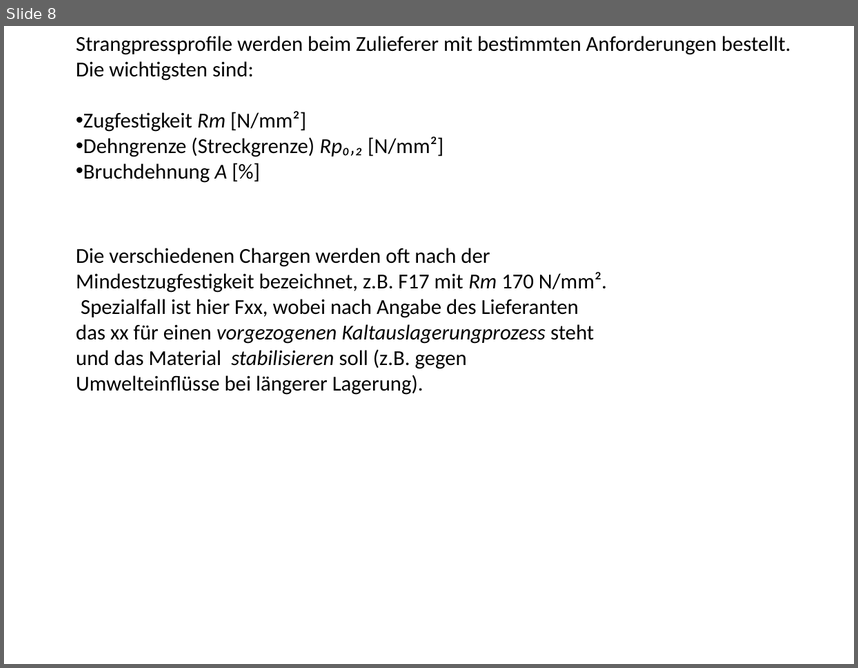
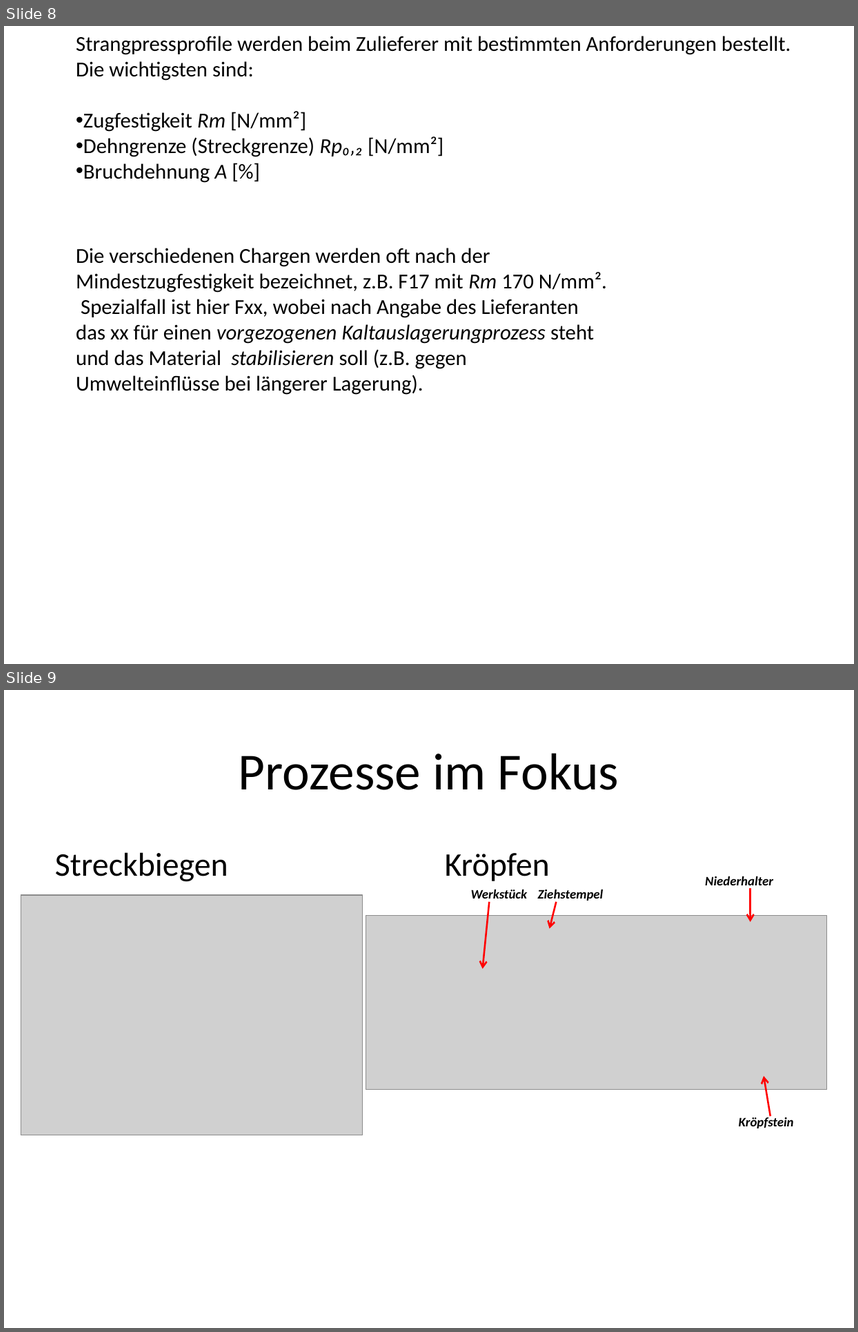
Before and after one commit to Benedikt2013/bacpraesent, a slide deck: PräsentationBachelorarbeitKaffanke.pptx. Shown one above the other, each under a label of ours: slide 8 before the commit, slides 8 and 9 after it. The pictures are 858x668 and 858x1332 pixels, drawn with LibreOffice and Linux fonts; fonts in the diff are those of the drawing; grey boxes stand for pictures. Boxes give left, top, right and bottom in pixels: in the first picture for what was removed or moved away, otherwise in the second. Text is boxed around its words. In the diff, an @@ line names an element or a change of style, - is before the commit and + after.

```diff
--- a/PräsentationBachelorarbeitKaffanke.pptx
+++ b/PräsentationBachelorarbeitKaffanke.pptx
@@ slide 9 added at box(4, 690, 854, 1328), background #FFFFFF @@
@@ title added at box(239, 753, 619, 790), 44 pt, text #000000 @@
+Prozesse im Fokus
@@ text added at box(55, 852, 228, 882), 28 pt, text #000000 @@
+Streckbiegen
@@ text added at box(445, 853, 550, 881), 28 pt, text #000000 @@
+Kröpfen
@@ text added at box(705, 876, 773, 889), 11 pt, text #000000, bold, italic @@
+Niederhalter
@@ picture added at box(21, 895, 363, 1134) @@
@@ text added at box(471, 889, 528, 903), 11 pt, text #000000, bold, italic @@
+Werkstück
@@ text added at box(538, 889, 604, 903), 11 pt, text #000000, bold, italic @@
+Ziehstempel
@@ arrow added from (751, 888) to (751, 922), #FF0000 1.5 pt @@
@@ picture added at box(366, 915, 827, 1090) @@
@@ arrow added from (489, 902) to (483, 969), #FF0000 1.5 pt @@
@@ arrow added from (557, 902) to (550, 929), #FF0000 1.5 pt @@
@@ arrow added from (771, 1116) to (764, 1076), #FF0000 1.5 pt @@
@@ text added at box(739, 1115, 794, 1128), 11 pt, text #000000, bold, italic @@
+Kröpfstein
```
Also in this commit, not shown: 1 other slide added.
